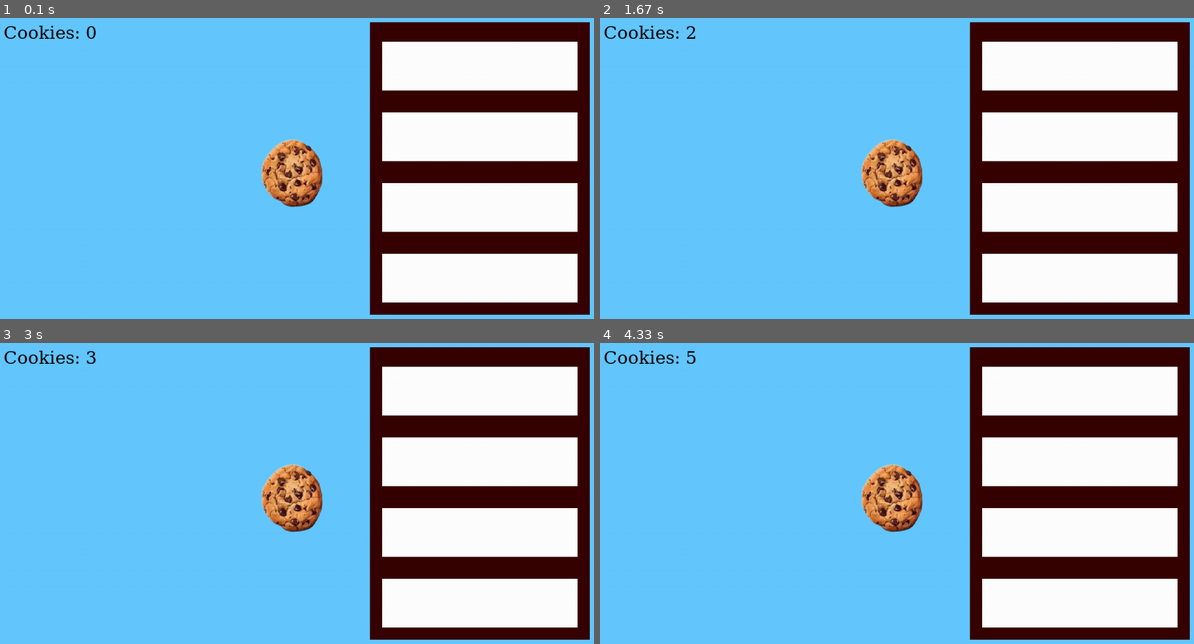
Above: before the commit, frames 1-4 (two rows, left to right).
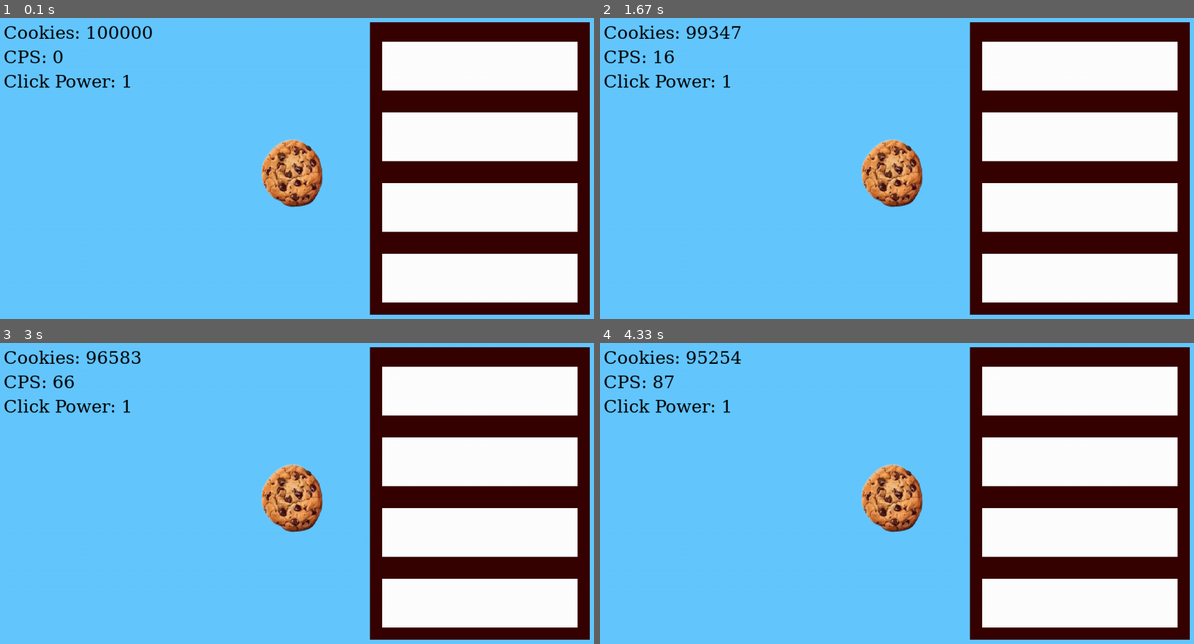
Above: after the commit, the same moments.

Repository: lambo-n/thecoderschool-pygames
Game: pygame game, started from zoieCookieClicker.py
The game is run twice, just before and just after one commit, with the same random seed, the same clock (stepped at 60 frames per second) and the same inputs.
Inputs (mouse positions are in pixels of both pictures, inside the frame that each line leads up to):
- Up to frame 1 (0.1 s): no input
- Up to frame 2 (1.67 s): click (1081, 66) at 0.38 s; click (1003, 213) at 0.72 s; click (1081, 135) at 1.05 s; click (891, 174) at 1.38 s
- Up to frame 3 (3 s): click (481, 601) at 1.72 s; press the mouse at (481, 601) at 2.03 s; move the mouse to (498, 589) at 2.13 s; release the mouse at (516, 577) at 2.27 s; click (457, 535) at 2.38 s
- Up to frame 4 (4.33 s): click (1104, 598) at 3.22 s; press the mouse at (1081, 460) at 3.53 s; move the mouse to (1045, 421) at 3.63 s; release the mouse at (1009, 382) at 3.77 s

The runs differ from the first frame. In frame 1, 0.7% of the frame differs, in the area x 0-26%, y 2-24%; in frame 2, 0.7%; in frame 3, 0.7%; in frame 4, 0.7%.

Commit message:
zoie 5/22

Diff:
--- /dev/null
+++ b/davidObby.py
@@ -0,0 +1,94 @@
+# Example file showing a circle moving on screen
+import pygame
+
+from davidPlatform import ObbyPlatform
+
+# pygame setup
+pygame.init()
+screen = pygame.display.set_mode((1280, 720))
+clock = pygame.time.Clock()
+running = True
+dt = 0
+
+player_pos = pygame.Vector2(screen.get_width() / 2, screen.get_height() / 2)
+
+gravity = 0
+
+platform1 = ObbyPlatform(100, 600, 200, 20, "gray")
+
+# Create some platforms
+platforms = [
+    ObbyPlatform(100, 600, 200, 20, "gray"),
+    ObbyPlatform(400, 500, 1280, 20, "gray"),
+    ObbyPlatform(700, 400, 200, 20, "gray")
+]
+
+while running:
+    # poll for events
+    # pygame.QUIT event means the user clicked X to close your window
+    for event in pygame.event.get():
+        if event.type == pygame.QUIT:
+            running = False
+
+    # fill the screen with a color to wipe away anything from last frame
+    screen.fill("purple")
+
+    playerRect = pygame.Rect(player_pos.x - 40, player_pos.y - 40, 80, 80)
+    pygame.draw.circle(screen, "red", player_pos, 40)
+
+
+    for platform in platforms:
+        platform.update(screen)
+
+    gravity += 12 * dt
+    player_pos.y += gravity
+
+    # Platform collisions
+    canJump = False
+    for platform in platforms:
+        if playerRect.colliderect(platform):
+            overlap_top    = playerRect.bottom - platform.top
+            overlap_bottom = platform.bottom - playerRect.top
+            overlap_left   = playerRect.right - platform.left
+            overlap_right  = platform.right - playerRect.left
+            overlap_y = min(overlap_top, overlap_bottom)
+            overlap_x = min(overlap_left, overlap_right)
+
+            if overlap_y <= overlap_x:
+                # Vertical collision
+                if gravity >= 0 and overlap_top <= overlap_bottom:
+                    playerRect.bottom = platform.top
+                    gravity = 0
+                    canJump = True
+                else:
+                    playerRect.top = platform.bottom
+                    gravity = 0
+            else:
+                # Horizontal collision
+                if overlap_left <= overlap_right:
+                    playerRect.right = platform.left
+                else:
+                    playerRect.left = platform.right
+            player_pos.x = playerRect.centerx
+            player_pos.y = playerRect.centery
+
+
+    keys = pygame.key.get_pressed()
+    if keys[pygame.K_w]:
+        player_pos.y -= 300 * dt
+    if keys[pygame.K_s]:
+        player_pos.y += 300 * dt
+    if keys[pygame.K_a]:
+        player_pos.x -= 300 * dt
+    if keys[pygame.K_d]:
+        player_pos.x += 300 * dt
+
+    # flip() the display to put your work on screen
+    pygame.display.flip()
+
+    # limits FPS to 60
+    # dt is delta time in seconds since last frame, used for framerate-
+    # independent physics.
+    dt = clock.tick(60) / 1000
+
+pygame.quit()
--- /dev/null
+++ b/davidPlatform.py
@@ -0,0 +1,22 @@
+import pygame
+
+class ObbyPlatform:
+    def __init__(self, posx, posy, width, height, color):
+        self.posx = posx
+        self.posy = posy
+        self.width = width
+        self.height = height
+        self.color = color
+        self.rect = pygame.Rect(self.posx, self.posy, self.width, self.height)
+
+    @property
+    def top(self):    return self.rect.top
+    @property
+    def bottom(self): return self.rect.bottom
+    @property
+    def left(self):   return self.rect.left
+    @property
+    def right(self):  return self.rect.right
+
+    def update(self, screen):
+        pygame.draw.rect(screen, self.color, self.rect)
--- a/derrickTag.py
+++ b/derrickTag.py
@@ -103,13 +103,48 @@
 
 mapA = [mapAfloorBase, mapAplatform1, mapAplatform2, mapAplatform3, mapAplatform4, mapAplatform5, mapAplatform6, mapAplatform7, mapAplatform8, mapAplatform9, mapAplatform10, mapAplatform11]
 mapB = [mapBfloorBase, mapBplatform1, mapBplatform2, mapBplatform3, mapBplatform4, mapBplatform5, mapBplatform6, mapBplatform7, mapBplatform8]
-mapC = []
-mapD = []
-mapE = []
-
-map = mapA
-
-downArrowImage = pygame.image.load("arrow1.png").convert_alpha()
+
+# Map C platforms - symmetric arena
+mapCfloorBase = pygame.Rect(0, SCREEN_HEIGHT - SCREEN_HEIGHT / (720 / 100), SCREEN_WIDTH, SCREEN_HEIGHT / (720 / 75))
+mapCplatform1 = pygame.Rect(SCREEN_WIDTH / (1280 / 50),   SCREEN_HEIGHT / (720 / 500), SCREEN_WIDTH / (1280 / 200), SCREEN_HEIGHT / (720 / 20))
+mapCplatform2 = pygame.Rect(SCREEN_WIDTH / (1280 / 1030), SCREEN_HEIGHT / (720 / 500), SCREEN_WIDTH / (1280 / 200), SCREEN_HEIGHT / (720 / 20))
+mapCplatform3 = pygame.Rect(SCREEN_WIDTH / (1280 / 200), SCREEN_HEIGHT / (720 / 350), SCREEN_WIDTH / (1280 / 200), SCREEN_HEIGHT / (720 / 20))
+mapCplatform4 = pygame.Rect(SCREEN_WIDTH / (1280 / 880), SCREEN_HEIGHT / (720 / 350), SCREEN_WIDTH / (1280 / 200), SCREEN_HEIGHT / (720 / 20))
+mapCplatform5 = pygame.Rect(SCREEN_WIDTH / (1280 / 100), SCREEN_HEIGHT / (720 / 200), SCREEN_WIDTH / (1280 / 200), SCREEN_HEIGHT / (720 / 20))
+mapCplatform6 = pygame.Rect(SCREEN_WIDTH / (1280 / 980), SCREEN_HEIGHT / (720 / 200), SCREEN_WIDTH / (1280 / 200), SCREEN_HEIGHT / (720 / 20))
+mapCplatform7 = pygame.Rect(SCREEN_WIDTH / (1280 / 540), SCREEN_HEIGHT / (720 / 420), SCREEN_WIDTH / (1280 / 200), SCREEN_HEIGHT / (720 / 20))
+mapCplatform8 = pygame.Rect(SCREEN_WIDTH / (1280 / 540), SCREEN_HEIGHT / (720 / 250), SCREEN_WIDTH / (1280 / 200), SCREEN_HEIGHT / (720 / 20))
+mapC = [mapCfloorBase, mapCplatform1, mapCplatform2, mapCplatform3, mapCplatform4, mapCplatform5, mapCplatform6, mapCplatform7, mapCplatform8]
+
+# Map D platforms - staircase
+mapDfloorBase = pygame.Rect(0, SCREEN_HEIGHT - SCREEN_HEIGHT / (720 / 100), SCREEN_WIDTH, SCREEN_HEIGHT / (720 / 75))
+mapDplatform1 = pygame.Rect(0,                             SCREEN_HEIGHT / (720 / 560), SCREEN_WIDTH / (1280 / 220), SCREEN_HEIGHT / (720 / 20))
+mapDplatform2 = pygame.Rect(SCREEN_WIDTH / (1280 / 200),  SCREEN_HEIGHT / (720 / 480), SCREEN_WIDTH / (1280 / 200), SCREEN_HEIGHT / (720 / 20))
+mapDplatform3 = pygame.Rect(SCREEN_WIDTH / (1280 / 380),  SCREEN_HEIGHT / (720 / 400), SCREEN_WIDTH / (1280 / 200), SCREEN_HEIGHT / (720 / 20))
+mapDplatform4 = pygame.Rect(SCREEN_WIDTH / (1280 / 560),  SCREEN_HEIGHT / (720 / 320), SCREEN_WIDTH / (1280 / 200), SCREEN_HEIGHT / (720 / 20))
+mapDplatform5 = pygame.Rect(SCREEN_WIDTH / (1280 / 740),  SCREEN_HEIGHT / (720 / 240), SCREEN_WIDTH / (1280 / 200), SCREEN_HEIGHT / (720 / 20))
+mapDplatform6 = pygame.Rect(SCREEN_WIDTH / (1280 / 900),  SCREEN_HEIGHT / (720 / 160), SCREEN_WIDTH / (1280 / 380), SCREEN_HEIGHT / (720 / 20))
+mapDplatform7 = pygame.Rect(SCREEN_WIDTH / (1280 / 600),  SCREEN_HEIGHT / (720 / 500), SCREEN_WIDTH / (1280 / 200), SCREEN_HEIGHT / (720 / 20))
+mapDplatform8 = pygame.Rect(0,                             SCREEN_HEIGHT / (720 / 350), SCREEN_WIDTH / (1280 / 20),  SCREEN_HEIGHT / (720 / 200))
+mapD = [mapDfloorBase, mapDplatform1, mapDplatform2, mapDplatform3, mapDplatform4, mapDplatform5, mapDplatform6, mapDplatform7, mapDplatform8]
+
+# Map E platforms - floating islands
+mapEfloorBase = pygame.Rect(0, SCREEN_HEIGHT - SCREEN_HEIGHT / (720 / 100), SCREEN_WIDTH, SCREEN_HEIGHT / (720 / 75))
+mapEplatform1 = pygame.Rect(0,                             SCREEN_HEIGHT / (720 / 450), SCREEN_WIDTH / (1280 / 250), SCREEN_HEIGHT / (720 / 20))
+mapEplatform2 = pygame.Rect(0,                             SCREEN_HEIGHT / (720 / 300), SCREEN_WIDTH / (1280 / 150), SCREEN_HEIGHT / (720 / 20))
+mapEplatform3 = pygame.Rect(SCREEN_WIDTH / (1280 / 350),  SCREEN_HEIGHT / (720 / 500), SCREEN_WIDTH / (1280 / 250), SCREEN_HEIGHT / (720 / 20))
+mapEplatform4 = pygame.Rect(SCREEN_WIDTH / (1280 / 350),  SCREEN_HEIGHT / (720 / 300), SCREEN_WIDTH / (1280 / 200), SCREEN_HEIGHT / (720 / 20))
+mapEplatform5 = pygame.Rect(SCREEN_WIDTH / (1280 / 700),  SCREEN_HEIGHT / (720 / 450), SCREEN_WIDTH / (1280 / 250), SCREEN_HEIGHT / (720 / 20))
+mapEplatform6 = pygame.Rect(SCREEN_WIDTH / (1280 / 700),  SCREEN_HEIGHT / (720 / 250), SCREEN_WIDTH / (1280 / 200), SCREEN_HEIGHT / (720 / 20))
+mapEplatform7 = pygame.Rect(SCREEN_WIDTH / (1280 / 1030), SCREEN_HEIGHT / (720 / 500), SCREEN_WIDTH / (1280 / 250), SCREEN_HEIGHT / (720 / 20))
+mapEplatform8 = pygame.Rect(SCREEN_WIDTH / (1280 / 1080), SCREEN_HEIGHT / (720 / 300), SCREEN_WIDTH / (1280 / 150), SCREEN_HEIGHT / (720 / 20))
+mapEplatform9 = pygame.Rect(SCREEN_WIDTH / (1280 / 525),  SCREEN_HEIGHT / (720 / 150), SCREEN_WIDTH / (1280 / 230), SCREEN_HEIGHT / (720 / 20))
+mapE = [mapEfloorBase, mapEplatform1, mapEplatform2, mapEplatform3, mapEplatform4, mapEplatform5, mapEplatform6, mapEplatform7, mapEplatform8, mapEplatform9]
+
+map = [mapA, mapB, mapC, mapD, mapE]
+
+
+downArrowImage = pygame.image.load("assets/arrow1.png").convert_alpha()
 downArrowImage = pygame.transform.scale(downArrowImage, (PLAYER_WIDTH, PLAYER_HEIGHT))
 
 # Menu UI Elements
@@ -194,6 +229,7 @@
                         player5_alive = True
 
 
+
         if event.type == TIMER_EVENT:
             countdown_seconds -= 1
             if countdown_seconds <= 0:
@@ -285,8 +321,8 @@
         text_surface = FONT.render(str(countdown_seconds), True, (0, 0, 0))
         screen.blit(text_surface, (SCREEN_WIDTH / 2 - fontWidth / 2, (SCREEN_HEIGHT / (1280 / 25))))
 
-        for platform in map:
-                pygame.draw.rect(screen, "black", platform)
+        for platform in map[mapIndex]:
+            pygame.draw.rect(screen, "black", platform)
 
         for i in range(len(player_velocities)):
             player_velocities[i] += PLAYER_GRAVITY * dt
@@ -296,7 +332,7 @@
             player_positions[i].y += player_velocities[i] * dt
 
             player_rect = pygame.Rect(player_positions[i].x, player_positions[i].y, PLAYER_WIDTH, PLAYER_HEIGHT)
-            for platform in map:
+            for platform in map[mapIndex]:
                 if player_rect.colliderect(platform):
                     if player_velocities[i] >= 0 and player_rect.bottom - platform.top <= 20:
                         player_positions[i].y = platform.y - PLAYER_HEIGHT
@@ -362,7 +398,7 @@
                         # Re-resolve platform collisions so players can't be pushed through platforms
                         for pi in [i, j]:
                             p_rect = pygame.Rect(player_positions[pi].x, player_positions[pi].y, PLAYER_WIDTH, PLAYER_HEIGHT)
-                            for platform in map:
+                            for platform in map[mapIndex]:
                                 if p_rect.colliderect(platform):
                                     player_positions[pi].y = platform.y - PLAYER_HEIGHT
                                     player_velocities[pi] = 0
@@ -372,7 +408,7 @@
         on_ground = []
         for i in range(len(player_positions)):
             check_rect = pygame.Rect(player_positions[i].x, player_positions[i].y + 1, PLAYER_WIDTH, PLAYER_HEIGHT)
-            on_platform = any(check_rect.colliderect(platform) for platform in map)
+            on_platform = any(check_rect.colliderect(platform) for platform in map[mapIndex])
             on_player = any(
                 j != i and
                 abs((player_positions[i].y + PLAYER_HEIGHT) - player_positions[j].y) <= 2 and
--- a/zoieCookieClicker.py
+++ b/zoieCookieClicker.py
@@ -1,4 +1,6 @@
 # Example file showing a basic pygame "game loop"
+import math
+
 import pygame
 
 # pygame setup
@@ -11,10 +13,14 @@
 cookieImage = pygame.image.load("assets/cookie.png").convert_alpha()
 cookieImage = pygame.transform.scale(cookieImage,(150,150))
 cookieRect = cookieImage.get_rect(center=(cookieX, cookieY))
-totalCookies = 0
-cps = 1
+totalCookies = 100000
+cps = 0
 clickPower = 1
 timeAccumulator = 0
+cursorCost = 35
+grandmaCost = 130
+farmCost = 500
+minesCost = 1000
 
 # MENU ELEMENTS
 backdropRect = pygame.Rect(800,50,450,600)
@@ -35,18 +41,49 @@
             if cookieRect.collidepoint(event.pos):
                 totalCookies += clickPower
 
+            # cursor
             if upgrade1Rect.collidepoint(event.pos):
+
                 # check if player can afford upgrade
                 # give player upgrade
                 # subtract cost from total cookies
                 # increase cost for next upgrade
-                pass
+                if totalCookies >= cursorCost:
+                    cps += 1
+                    totalCookies -= cursorCost
+                    cursorCost *= 1.2
+                    cursorCost = int(math.floor(cursorCost))
+
+            # grandma
             if upgrade2Rect.collidepoint(event.pos):
-                pass
+                if totalCookies >= grandmaCost:
+                    cps += 5
+                    totalCookies -= grandmaCost
+                    grandmaCost *= 1.2
+                    grandmaCost = int(math.floor(grandmaCost))
+
+            # farm
             if upgrade3Rect.collidepoint(event.pos):
-                pass
+                if totalCookies >= farmCost:
+                    cps += 10
+                    totalCookies -= farmCost
+                    farmCost *= 1.2
+                    farmCost = int(math.floor(farmCost))
+
+            # mines
             if upgrade4Rect.collidepoint(event.pos):
-                pass
+                if totalCookies >= minesCost:
+                    cps += 20
+                    totalCookies -= minesCost
+                    minesCost *= 1.2
+                    minesCost = int(math.floor(minesCost))
+
+    # Update the game state
+    dt = clock.tick(60) / 1000
+    timeAccumulator += dt
+    if timeAccumulator >= 1:
+        totalCookies += cps
+        timeAccumulator -= 1
 
 
     # fill the screen with a color to wipe away anything from last frame
@@ -56,7 +93,14 @@
     screen.blit (cookieImage,cookieRect)
     font = pygame.font.SysFont("Georgia",40)
     cookieText = font.render(f"Cookies: {totalCookies}", True, (0,0,0))
+    cpsText = font.render(f"CPS: {cps}", True, (0,0,0))
+    clickPowerText = font.render(f"Click Power: {clickPower}", True, (0,0,0))
+
     screen.blit (cookieText, (50,50))
+    screen.blit (cpsText, (50,100))
+    screen.blit (clickPowerText, (50,150))
+
+    # display upgrade costs
 
 
     # UPGRADES AND SHOP
@@ -82,10 +126,6 @@
     pygame.display.flip()
       # limits FPS to 60
 
-    dt = clock.tick(60) / 1000
-    timeAccumulator += dt
-    if timeAccumulator >= 1:
-        totalCookies += cps
-        timeAccumulator -= 1
+
 
 pygame.quit()
Renamed: assets/downArrow.png -> assets/arrow1.png
